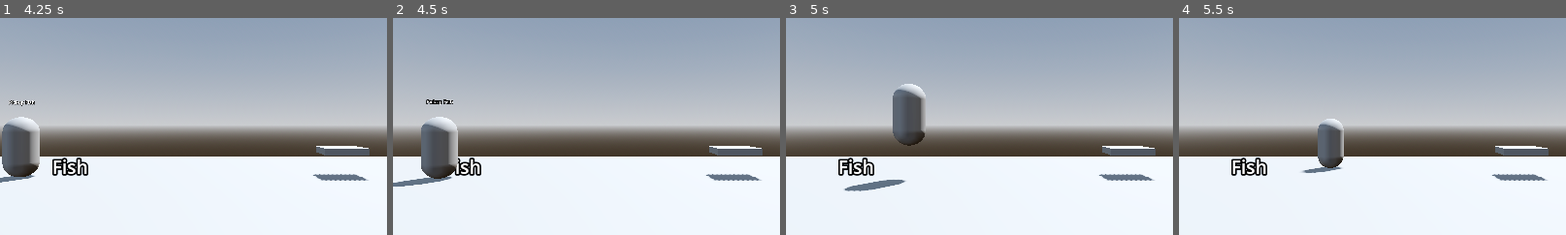
Above: before the commit, frames 1-4 (left to right).
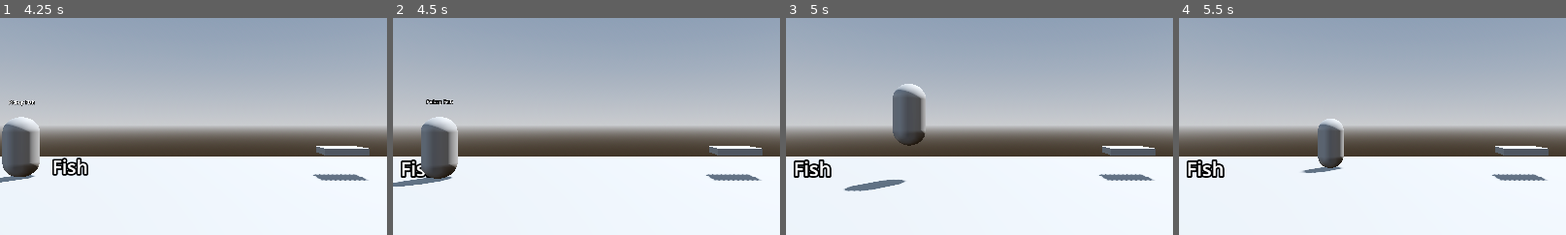
Above: after the commit, the same moments.

Repository: EmbarkGDC/Garden-Gladiators-GDX
Game: Godot game, scene res://Scenes/sushido.tscn
Same seed, same stepped clock (60 frames per second), same inputs: the game is played once before the commit and once after it. The project has no main scene, so this scene is started directly.
Inputs:
- Up to frame 1 (4.25 s): tap Enter (ui_accept) at 0.5, 0.77, 1.52, 3.02, 3.77 s; hold E (interact) 0.53-1.28 s; hold W (move_up) 0.53-2.03 s; tap E (interact) at 1.35, 2.85 s; hold E (interact) 2.03-2.78 s; hold A (move_left) 2.03-3.53 s; hold S (move_down) from 3.53 s (still down); hold E (interact) from 3.53 s (still down)
- Up to frame 2 (4.5 s): release S (move_down) at 4.28 s; release E (interact) at 4.28 s; hold D (move_right) from 4.28 s (still down); tap E (interact) at 4.35 s
- Up to frame 3 (5 s): keep holding D (move_right); tap Enter (ui_accept) at 4.52 s
- Up to frame 4 (5.5 s): release D (move_right) at 5.03 s; hold W (move_up) from 5.03 s (still down); hold E (interact) from 5.03 s (still down)
The pictures show only the part of the screen within x 20-70%, y 25-75%; the shares and areas given below are measured in that part.

Frame 1 is identical in both runs. In frame 2, 0.7% of the frame differs, in the area x 2-23%, y 64-74%; in frame 3, 1.0%; in frame 4, 1.0%.

Commit message:
item pickup

Diff:
--- a/Scenes/player.tscn
+++ b/Scenes/player.tscn
@@ -1,6 +1,6 @@
 [gd_scene load_steps=5 format=3 uid="uid://dvel4y8xml4ko"]
 
-[ext_resource type="Script" uid="uid://bxphi2i77rc7u" path="res://Scenes/player.gd" id="1_v0iea"]
+[ext_resource type="Script" uid="uid://bxphi2i77rc7u" path="res://Scripts/player.gd" id="1_v0iea"]
 [ext_resource type="PackedScene" uid="uid://dhfmx5sfx1rek" path="res://Components/interacting_component.tscn" id="2_cvnsp"]
 
 [sub_resource type="CapsuleShape3D" id="CapsuleShape3D_f60y1"]
--- a/Scripts/fish.gd
+++ b/Scripts/fish.gd
@@ -1,8 +1,11 @@
-extends Node3D
+class_name fish extends Node3D
 
 @onready var interactable: Area3D = $Interactable
 @onready var label_3d: Label3D = $Label3D
 @onready var label_3d_2: Label3D = $Label3D2
+
+var old_parent: Node3D = null
+var old_position: Vector3
 
 # Called when the node enters the scene tree for the first time.
 func _ready() -> void:
@@ -10,3 +13,20 @@
 
 func _on_interact(player: Player) -> void:
 	print("fish has been interacted with by " + player.name)
+	if old_parent:
+		put_down()
+	else:
+		start_holding(player)
+
+func start_holding(player: Player) -> void:
+	var new_parent: Node3D = player.get_node("HoldPosition")
+	player.held_item = self
+	old_parent = get_parent()
+	old_position = position
+	reparent(new_parent, false)
+	position = Vector3.ZERO
+
+func put_down() -> void:
+	reparent(old_parent)
+	old_parent = null
+	position.y = old_position.y
--- a/Scenes/player.gd
+++ b/Scripts/player.gd
@@ -4,7 +4,8 @@
 @export var player_id:int = 0
 @export var is_AI:bool = false
 
-#var held_item: holdable = null
+var held_item: fish = null
+var now_holding: bool = false
 
 const SPEED:float = 5.0
 const JUMP_VELOCITY:float = 4.5
@@ -34,3 +35,11 @@
 		velocity.z = move_toward(velocity.z, 0, SPEED)
 
 	move_and_slide()
+
+func _input(event: InputEvent) -> void:
+	if event.is_action_pressed("interact"):
+		if held_item and now_holding:
+			held_item.put_down()
+			now_holding = false
+			return
+		now_holding = true
Renamed: Scenes/player.gd.uid -> Scripts/player.gd.uid
